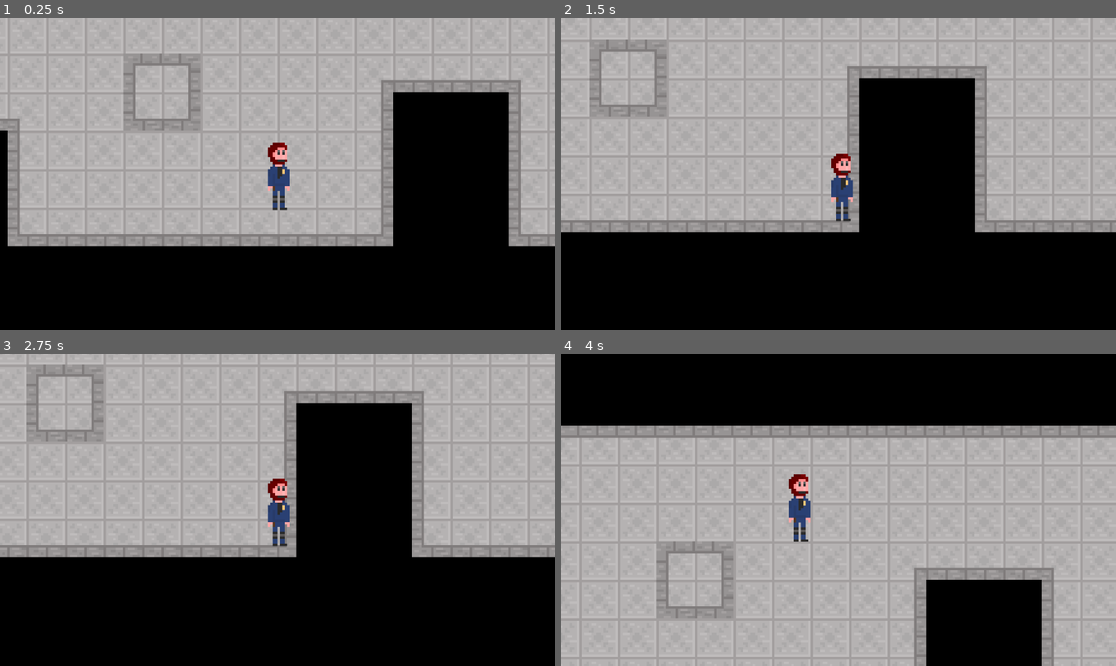
Above: before the commit, frames 1-4 (two rows, left to right).
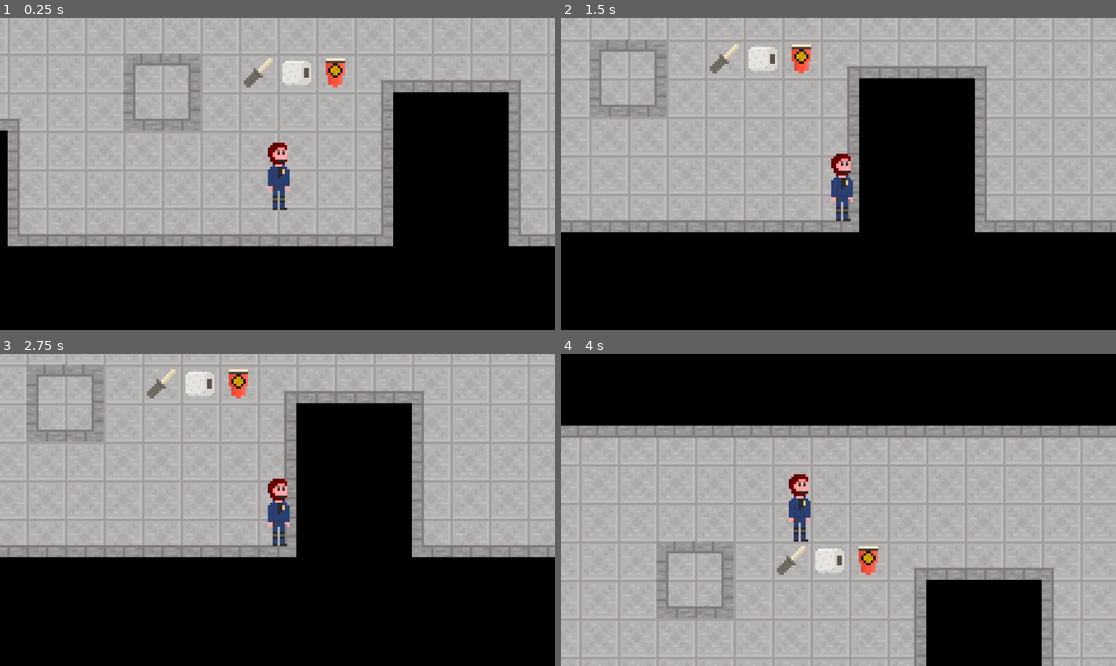
Above: after the commit, the same moments.

Repository: Bobbybear007/WinterGameJam2024
Game: Godot game, scene res://Scenes/Game/Game.tscn
Same seed, same stepped clock (60 frames per second), same inputs: the game is played once before the commit and once after it.
Inputs:
- Up to frame 1 (0.25 s): no input
- Up to frame 2 (1.5 s): tap Enter at 0.5 s; hold D (Right) 0.53-1.28 s; hold S (Down) from 1.28 s (still down)
- Up to frame 3 (2.75 s): release S (Down) at 2.03 s; hold D (Right) from 2.03 s (still down)
- Up to frame 4 (4 s): release D (Right) at 2.78 s; hold W (Up) 2.78-3.53 s; hold A (Left) from 3.53 s (still down)

The runs differ from the first frame. In frame 1, 0.8% of the frame differs, in the area x 43-63%, y 12-23%; in frame 2, 0.8%; in frame 3, 0.8%; in frame 4, 0.8%, in the area x 38-58%, y 61-71%.

Commit message:
Update Game.tscn

Diff:
--- a/new-game-project/Scenes/Game/Game.tscn
+++ b/new-game-project/Scenes/Game/Game.tscn
@@ -1,7 +1,10 @@
-[gd_scene load_steps=5 format=3 uid="uid://cvmbcfl36jsg3"]
+[gd_scene load_steps=8 format=3 uid="uid://cvmbcfl36jsg3"]
 
 [ext_resource type="Texture2D" uid="uid://wcmhoixslwxj" path="res://Sprites/Map/Tileset.png" id="1_o2vaq"]
 [ext_resource type="PackedScene" uid="uid://d0cktxgkxgmd3" path="res://Scenes/Objects/Player.tscn" id="1_y5b83"]
+[ext_resource type="Texture2D" uid="uid://dithi8wc248my" path="res://Sprites/Items/Screwdriver.png" id="3_sejl3"]
+[ext_resource type="Texture2D" uid="uid://chs6t24kqjsyx" path="res://Sprites/Items/ToiletPaper.png" id="4_nksqm"]
+[ext_resource type="Texture2D" uid="uid://b4b3qga1e8aga" path="res://Sprites/Items/Noodles.png" id="5_rg6tv"]
 
 [sub_resource type="TileSetAtlasSource" id="TileSetAtlasSource_lbbnw"]
 texture = ExtResource("1_o2vaq")
@@ -50,3 +53,17 @@
 zoom = Vector2(5, 5)
 process_callback = 0
 position_smoothing_enabled = true
+
+[node name="Stuff" type="Node2D" parent="."]
+
+[node name="Screwdriver" type="Sprite2D" parent="Stuff"]
+position = Vector2(-8, -56)
+texture = ExtResource("3_sejl3")
+
+[node name="ToiletPaper" type="Sprite2D" parent="Stuff"]
+position = Vector2(8, -56)
+texture = ExtResource("4_nksqm")
+
+[node name="Noodles" type="Sprite2D" parent="Stuff"]
+position = Vector2(24, -56)
+texture = ExtResource("5_rg6tv")
